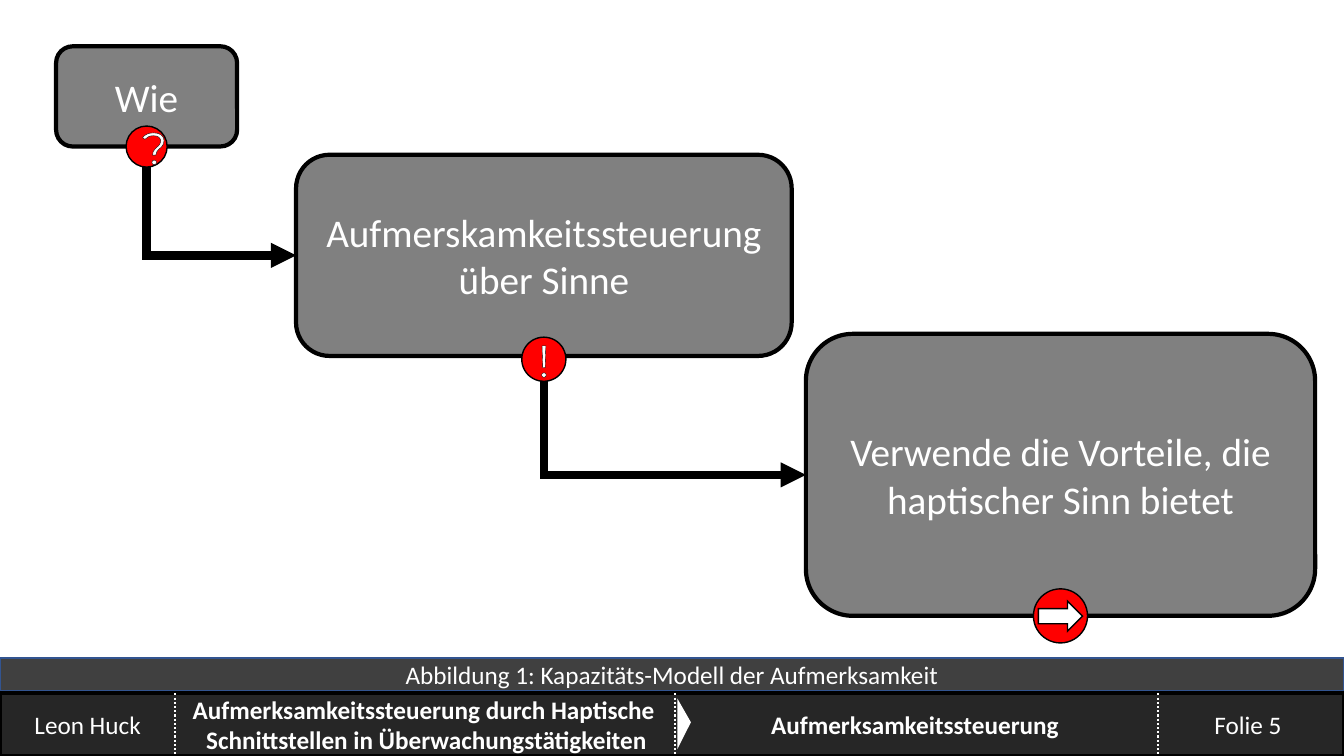
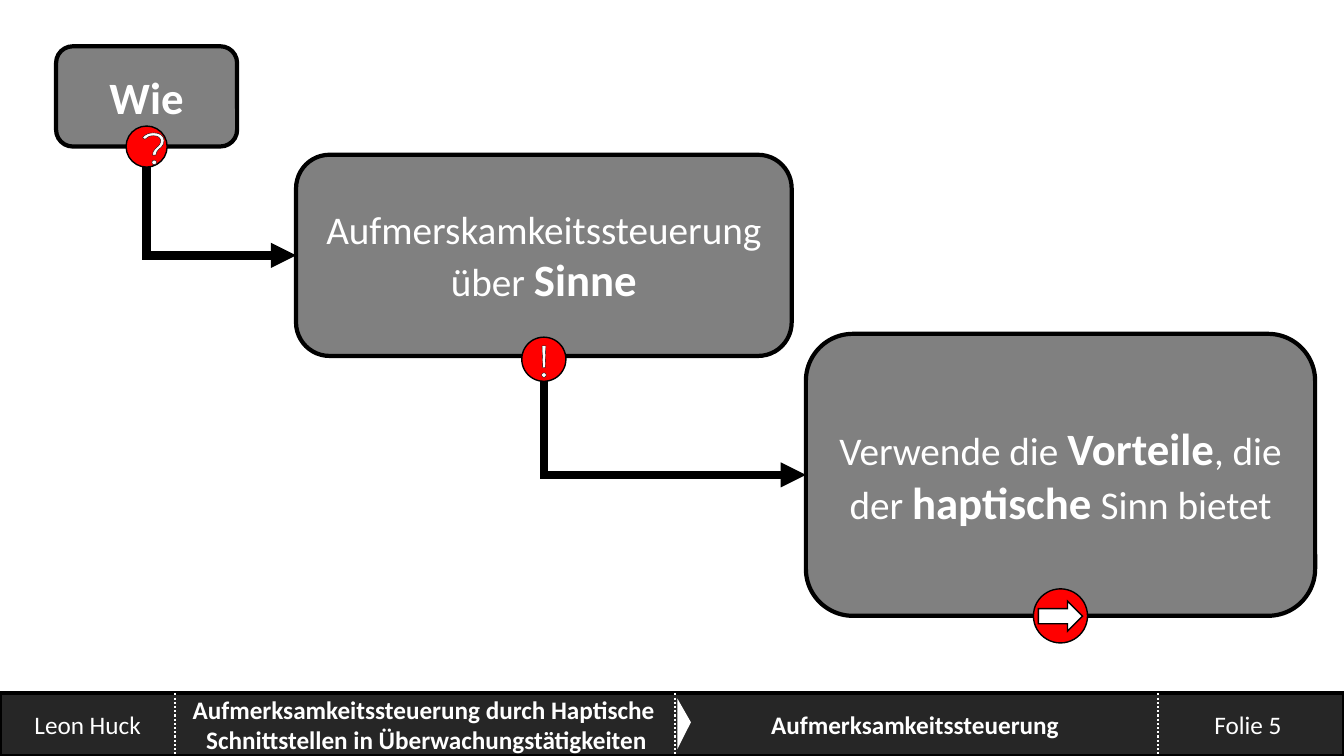
Before and after one commit to SaturnnrutaS/Proseminar-Mobile-Computing, a slide deck: slide 5 of 3 - Präsentation/Proseminar - Arbeitspräsentation.pptx. Drawn at 1344x756 pixels with LibreOffice and Linux fonts; fonts in the diff are those of the drawing; background and template pictures are left out. Boxes give left, top, right and bottom in pixels: in the first picture for what was removed or moved away, otherwise in the second. Text is boxed around its words. In the diff, an @@ line names an element or a change of style, - is before the commit and + after.

```diff
--- a/3 - Präsentation/Proseminar - Arbeitspräsentation.pptx
+++ b/3 - Präsentation/Proseminar - Arbeitspräsentation.pptx
@@ rounded rectangle "Wie" at box(56, 46, 238, 146): size 28 to 32 pt, bold on @@
@@ rounded rectangle "Aufmerskamkeitssteuerung über Sinne" at box(296, 155, 792, 357): size 28 to 32 pt, bold on in "Sinne" @@
@@ text in rounded rectangle at box(839, 433, 1282, 526): text changed @@
-Verwende die Vorteile, die haptischer Sinn bietet
+Verwende die Vorteile, die der haptische Sinn bietet
@@ rectangle removed at box(0, 658, 1344, 691) @@
-Abbildung 1: Kapazitäts-Modell der Aufmerksamkeit
```
Also in this commit, not shown: 7 other slides changed, 1 slide removed, 4 other files.
